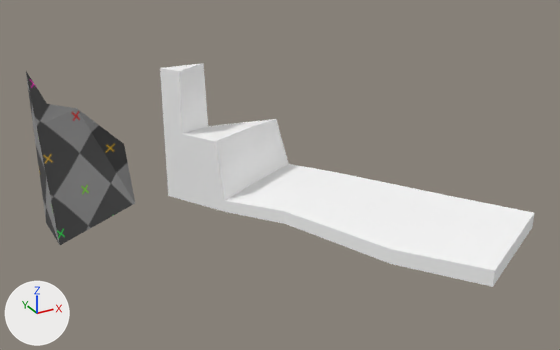
The glTF model book_of_tiles_godot/models/blockouts/module-corner_land_cliff_small_stairs_003.glb: old version first, new version second.
Before and after are seen from a 50 mm camera at (-0.633, -1.117, 0.552) aimed at (-0.143, -0.226, 0.107). Lighting does not change. The marker at lower left points along +X, +Y and +Z. The first picture is the older version.

Objects in the first picture: 'module-corner_land_cliff_small_stairs_003'.
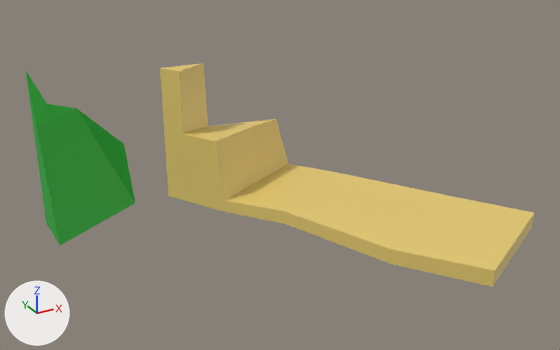
The edits, one by one:
In material 'MAT_LAND' (mat_mat_land), texture is no longer img_untitled.
In material 'MAT_LAND' (mat_mat_land), base_color is now set to (0.0181, 0.461, 0.033), green #25b533.
Material 'MAT_PATH' (mat_mat_path) changes colour from white #ffffff to yellow #e7cc71; in linear values from (1.0, 1.0, 1.0) to (0.8, 0.601, 0.166).

What differs and where, as boxes [x1, y1, x2, y2] in the pictures (560 x 350 px):
'module-corner_land_cliff_small_stairs_003', surface changed, recoloured (darker): [26, 63, 534, 287] in both
